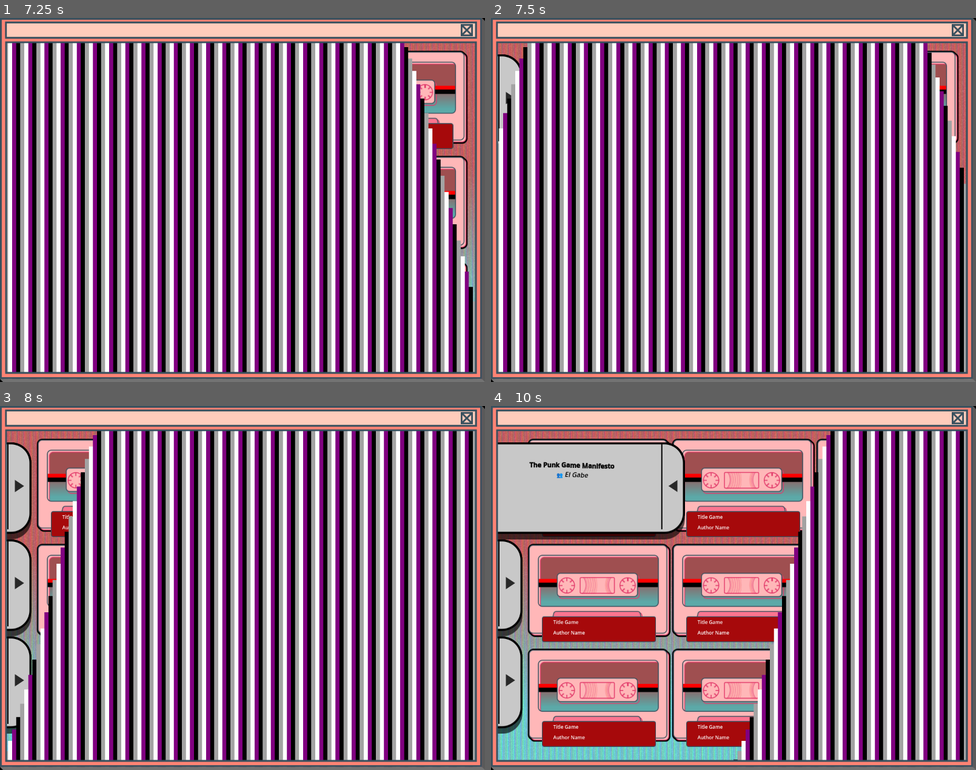
Above: before the commit, frames 1-4 (two rows, left to right).
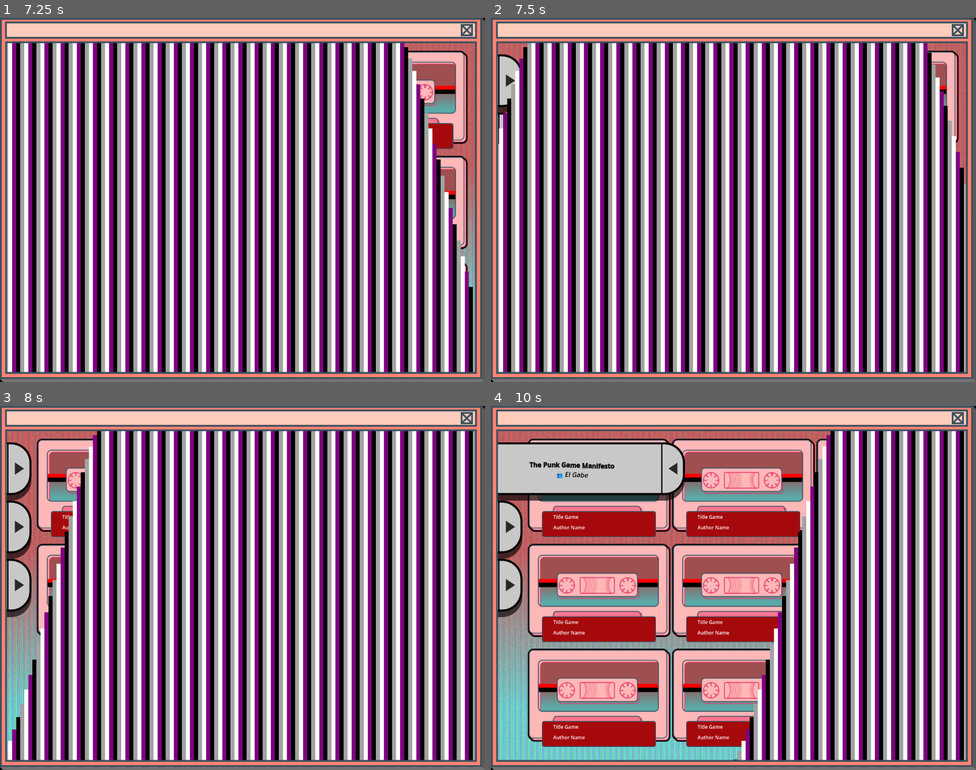
Above: after the commit, the same moments.

Repository: Falme/Mixtapes
Game: Godot game, scene res://Scenes/splash.tscn
Same seed, same stepped clock (60 frames per second), same inputs: the game is played once before the commit and once after it.
Inputs (mouse positions are in pixels of both pictures, inside the frame that each line leads up to):
- Up to frame 1 (7.25 s): click (242, 28) at 0.5 s; click (242, 28) at 1.25 s; click (242, 28) at 2 s; move the mouse to (242, 352) at 2.77 s; move the mouse to (145, 218) at 3.52 s; move the mouse to (291, 119) at 4.27 s; move the mouse to (218, 272) at 5.02 s; move the mouse to (388, 254) at 5.77 s; move the mouse to (97, 145) at 6.52 s
- Up to frame 2 (7.5 s): click (733, 28) at 7.25 s
- Up to frame 3 (8 s): no input
- Up to frame 4 (10 s): click (597, 486) at 8.02 s; click (510, 486) at 8.77 s; click (733, 416) at 9.5 s

Frame 1 is identical in both runs. In frame 2, 0.1% of the frame differs, in the area x 1-5%, y 15-35%; in frame 3, 2.2%; in frame 4, 6.7%, in the area x 1-40%, y 15-90%.
Error in both runs: Attempt to call function 'get_as_text' in base 'null instance' on a null instance. (res://Scripts/Collection/tape_configuration.gd:12)

Commit message:
Changed Manifesto items size

Diff:
--- a/Prefabs/Manifestos/item_manifesto.tscn
+++ b/Prefabs/Manifestos/item_manifesto.tscn
@@ -128,7 +128,7 @@
 anchors_preset = -1
 anchor_left = -4.35
 anchor_right = 0.65
-anchor_bottom = 0.333
+anchor_bottom = 0.2
 grow_horizontal = 2
 grow_vertical = 2
 mouse_filter = 0
--- a/Scenes/collection.tscn
+++ b/Scenes/collection.tscn
@@ -132,8 +132,8 @@
 
 [node name="ItemManifesto2" parent="WindowContainer/ManifestosContainer" instance=ExtResource("7_1u07s")]
 layout_mode = 1
-anchor_top = 0.333
-anchor_bottom = 0.666
+anchor_top = 0.2
+anchor_bottom = 0.4
 
 [node name="RichTextLabel" parent="WindowContainer/ManifestosContainer/ItemManifesto2" index="0"]
 text = "[wave amp=20.0 freq=5.0 connected=1][center]
@@ -148,8 +148,8 @@
 
 [node name="ItemManifesto3" parent="WindowContainer/ManifestosContainer" instance=ExtResource("7_1u07s")]
 layout_mode = 1
-anchor_top = 0.666
-anchor_bottom = 1.0
+anchor_top = 0.4
+anchor_bottom = 0.6
 grow_horizontal = 1
 grow_vertical = 1
 
